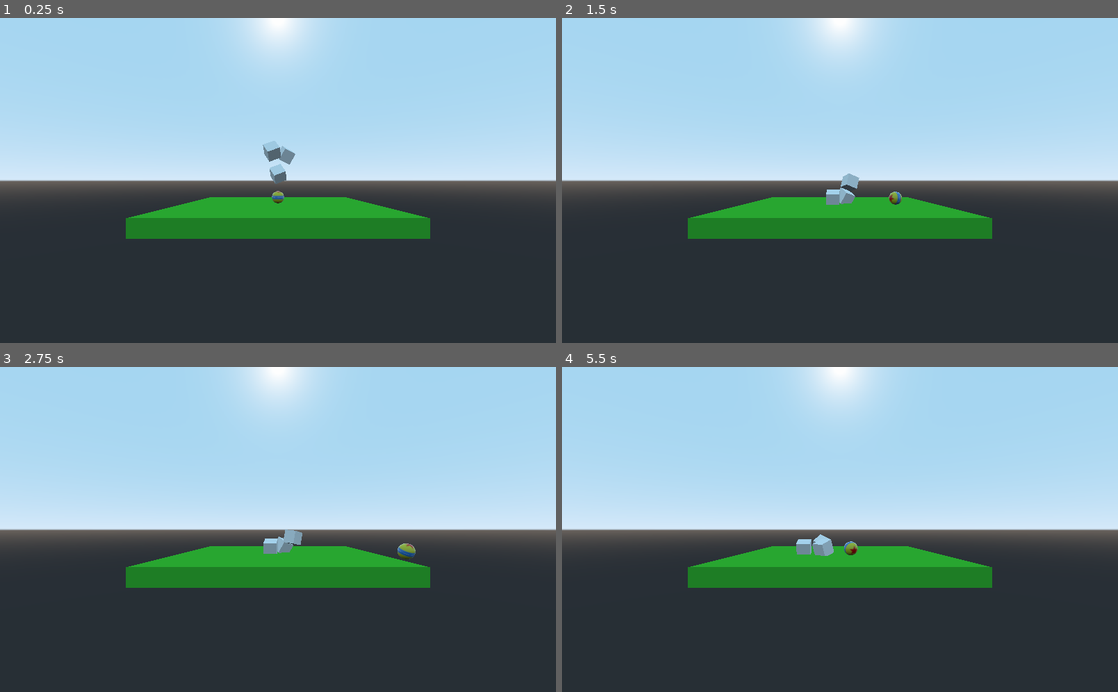
Above: before the commit, frames 1-4 (two rows, left to right).
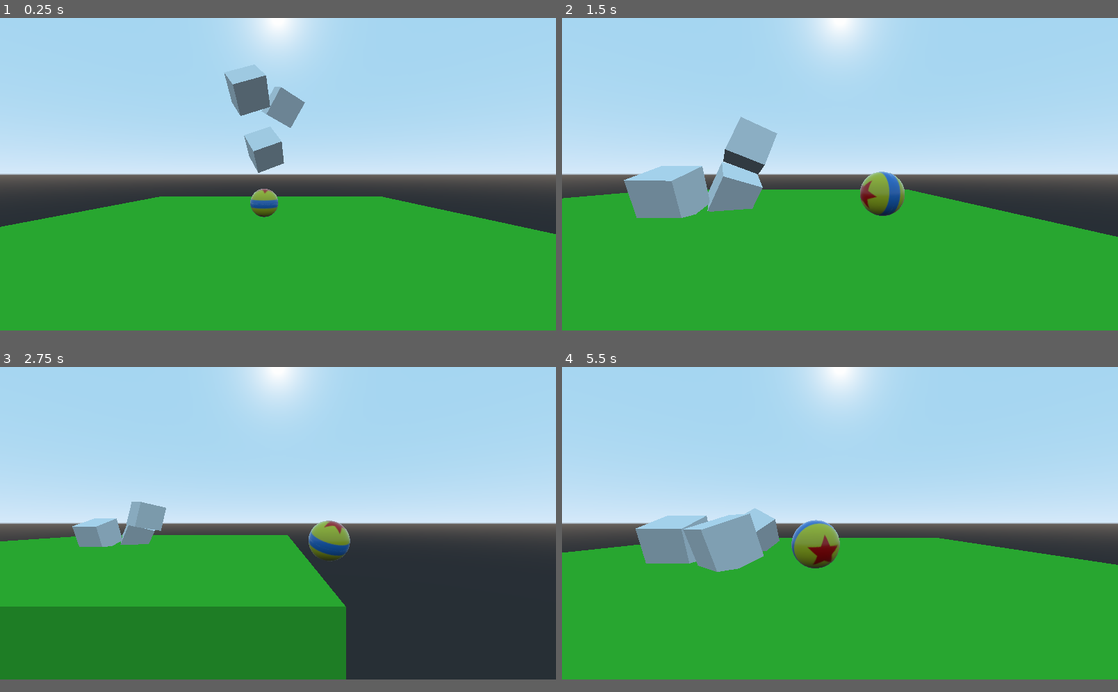
Above: after the commit, the same moments.

Repository: MLpGHub/MLpDogeBallGame
Game: Godot game, scene res://Level.tscn
Same seed, same stepped clock (60 frames per second), same inputs: the game is played once before the commit and once after it.
Inputs:
- Up to frame 1 (0.25 s): no input
- Up to frame 2 (1.5 s): hold Right (ui_right) 0.53-1.28 s; hold Down (ui_down) from 1.28 s (still down)
- Up to frame 3 (2.75 s): release Down (ui_down) at 2.03 s; hold Right (ui_right) from 2.03 s (still down)
- Up to frame 4 (5.5 s): release Right (ui_right) at 2.78 s; hold Up (ui_up) 2.78-3.53 s; hold Left (ui_left) 3.53-5.03 s; hold Down (ui_down) from 5.03 s (still down)
In our replay, the window is 800x468 before the commit and 800x450 after it. These sizes can differ from the game's own. Grey fills any space a smaller window leaves; there, only what the larger window draws over its background counts as a difference.

The runs differ from the first frame. In frame 1, 40% of the frame differs, in the area x 0-100%, y 14-97%; in frame 2, 43%; in frame 3, 31%; in frame 4, 44%, in the area x 0-100%, y 43-97%.

Commit message:
Add a Camera following the Ball

Diff:
--- a/Level.tscn
+++ b/Level.tscn
@@ -64,5 +64,11 @@
 transform = Transform( 1, 0, 0, 0, 1, 0, 0, 0, 1, 0, 2, 0 )
 script = ExtResource( 2 )
 
-[node name="Camera" type="Camera" parent="."]
-transform = Transform( 1, 0, 0, 0, 1, 0, 0, 0, 1, 0, 4.72972, 37.9252 )
+[node name="CameraTarget" type="Spatial" parent="Ball"]
+transform = Transform( 1, 0, 0, 0, 1, 0, 0, 0, 1, 0, 0.864415, 11.4395 )
+
+[node name="InterpolatedCamera" type="InterpolatedCamera" parent="."]
+transform = Transform( 1, 0, 0, 0, 1, 0, 0, 0, 1, 2.39644, 5.73109, 22.3767 )
+target = NodePath("../Ball/CameraTarget")
+speed = 3.5
+enabled = true
--- a/project.godot
+++ b/project.godot
@@ -18,6 +18,11 @@
 config/name="MLpDogeBallGame"
 run/main_scene="res://Level.tscn"
 config/icon="res://icon.png"
+
+[display]
+
+window/size/width=1280
+window/size/height=720
 
 [input]
 
